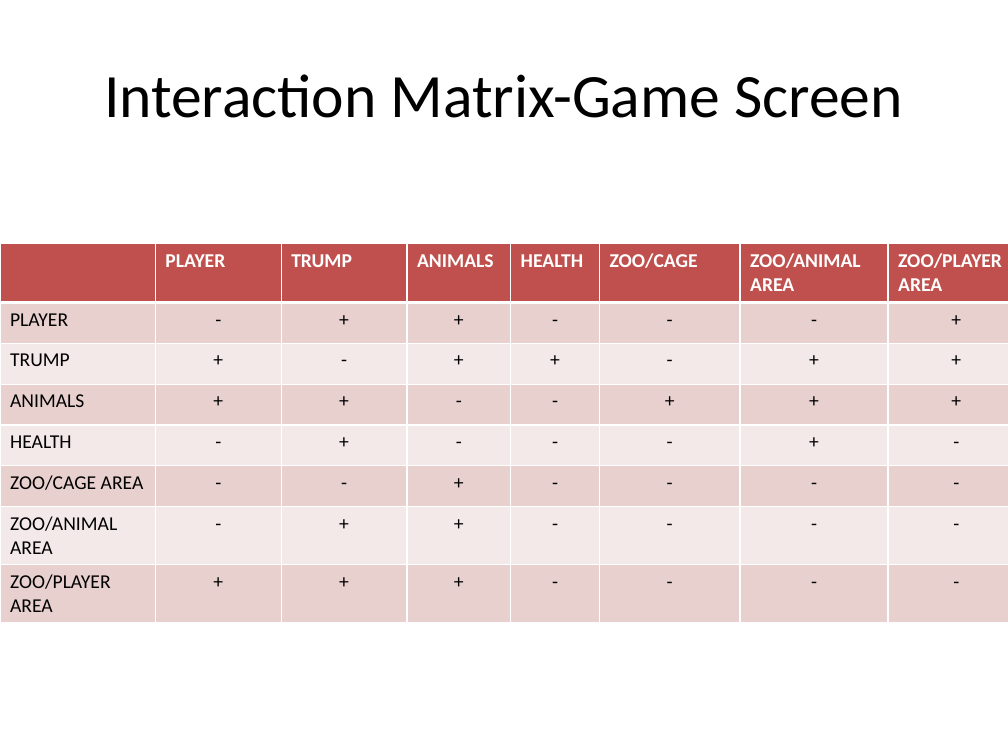
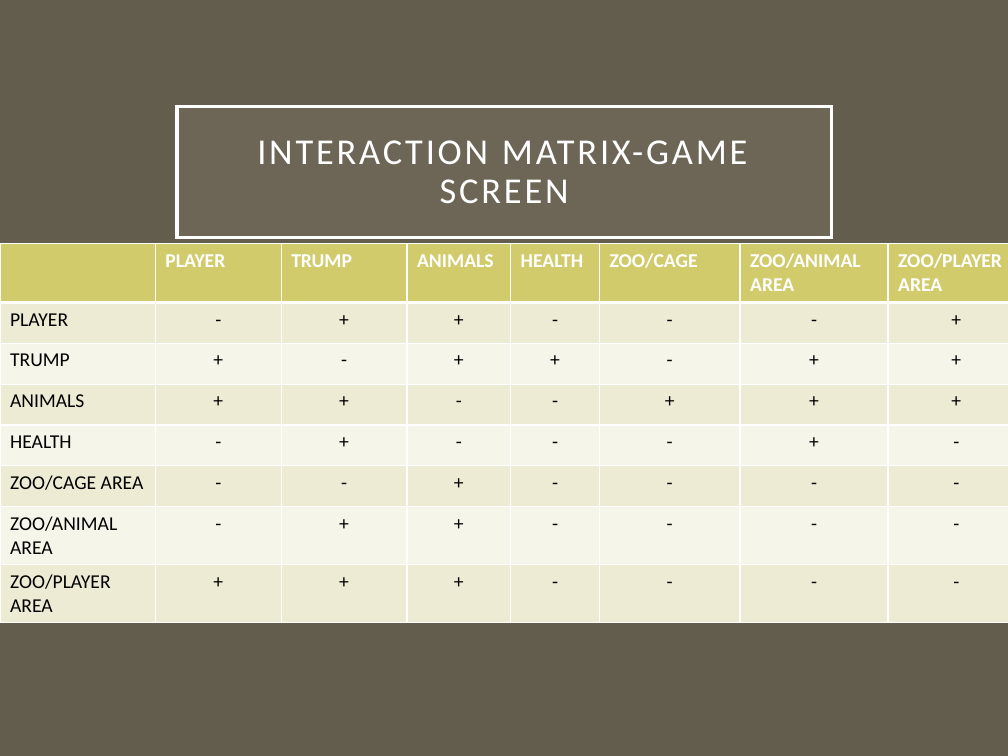
Before and after one commit to javisaurusrex/zookillsoccer, a slide deck: slide 9 of assets/game architecture/ZooKill Soccer Game Design Document.pptx. Drawn at 1008x756 pixels with LibreOffice and Linux fonts; fonts in the diff are those of the drawing. Boxes give left, top, right and bottom in pixels: in the first picture for what was removed or moved away, otherwise in the second. Text is boxed around its words. In the diff, an @@ line names an element or a change of style, - is before the commit and + after.

```diff
--- a/assets/game architecture/ZooKill Soccer Game Design Document.pptx
+++ b/assets/game architecture/ZooKill Soccer Game Design Document.pptx
@@ background #FFFFFF to #635D4D @@
@@ title "INTERACTION MATRIX-GAME SCREEN": place and size @@
-title "INTERACTION MATRIX-GAME SCREEN" at bbox=[104, 74, 903, 118]
+title "INTERACTION MATRIX-GAME SCREEN" at bbox=[177, 106, 832, 237]
@@ title "INTERACTION MATRIX-GAME SCREEN" at bbox=[177, 106, 832, 237]: fill none to #A7A08E at 15% opacity; outline none to #FFFFFF 2.5 pt @@
@@ title at bbox=[257, 140, 748, 203]: text changed; size 44 to 26 pt; text colour #000000 to #FFFFFF @@
-Interaction Matrix-Game Screen
+INTERACTION MATRIX-GAME SCREEN
@@ table at bbox=[0, 244, 1008, 621] @@
@@ fill #C0504D to #D2CB6C in row 1 @@
@@ fill #E8D0D0 to #EEECD4 in 32 cells @@
@@ fill #F4E9E9 to #F7F6EB in 24 cells @@
```
Also in this commit, not shown: 29 other slides changed, 37 other files.
